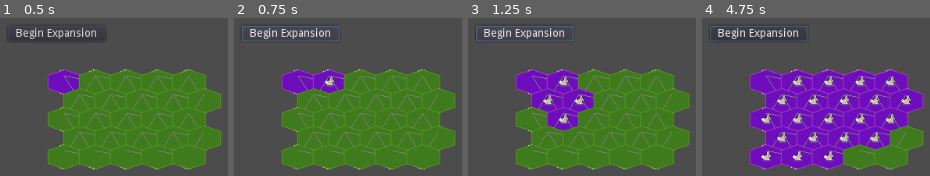
Above: before the commit, frames 1-4 (left to right).
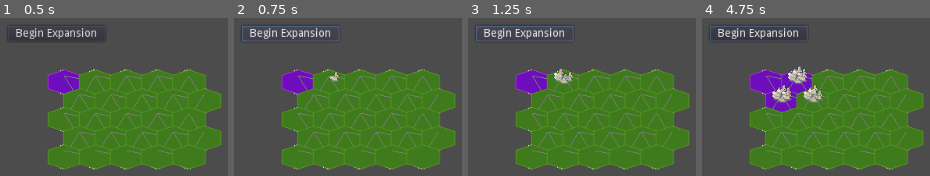
Above: after the commit, the same moments.

Repository: Cartogy/godot-wild-jam-36
Game: Godot game, scene res://src/Main/Main.tscn
The game is run twice, just before and just after one commit, with the same random seed, the same clock (stepped at 60 frames per second) and the same inputs. The project has no main scene, so this scene is started directly.
Inputs (mouse positions are in pixels of both pictures, inside the frame that each line leads up to):
- Up to frame 1 (0.5 s): no input
- Up to frame 2 (0.75 s): click "Begin Expansion" at 0.5 s
- Up to frame 3 (1.25 s): no input
- Up to frame 4 (4.75 s): click "Begin Expansion" at 1.25 s; click "Begin Expansion" at 2 s; move the mouse to (outside the picture) at 2.77 s; click (outside the picture) at 2.92 s; move the mouse to (outside the picture) at 3.52 s; click (outside the picture) at 3.67 s; move the mouse to (outside the picture) at 4.27 s; click (outside the picture) at 4.42 s

Frame 1 is identical in both runs. In frame 2, 1.7% of the frame differs, in the area x 34-49%, y 32-49%; in frame 3, 6.6%; in frame 4, 33%, in the area x 20-98%, y 30-97%.

Commit message:
Added positions for rabbits

Diff:
--- a/src/Grid/Cell/BunnyFill/bunny_fill.gd
+++ b/src/Grid/Cell/BunnyFill/bunny_fill.gd
@@ -10,6 +10,10 @@
 # Store all bunnies
 var bunnies_in_tile: Array = []
 
+# Percentage for positions
+var default_percentage = 0.30
+var percentage_increase = 0.10
+
 func _ready():
 	pass
 
@@ -19,9 +23,12 @@
 func add_bunny(center: Vector2, hex_coord: Vector2):
 	var cell = get_owner()
 	var bunny: Bunny = bunny_scene.instance()
+	var hex_center = center - cell.global_position
+	var hex_size = cell.hex_size
+	var bunny_id = bunnies_in_tile.size() + 1	# +1, the new bunny
 
-	bunny.global_position = center - cell.global_position
-
+	var position_in_cell = get_cell_position(hex_center, hex_size, bunny_id, default_percentage, percentage_increase)
+	bunny.global_position = position_in_cell
 	bunny.hex_center = center
 	bunny.hex_coord = hex_coord
 	bunnies_in_tile.append(bunny)
@@ -32,3 +39,24 @@
 	for i in amount:
 		var bunny = bunnies_in_tile[i]
 		bunny.queue_free()
+
+# Gets a position inside the cell
+func get_cell_position(center: Vector2, cell_size: Vector2, bunny_id: int, percentage: float, percentage_increase: float) -> Vector2:
+	# range 1-6
+	# bunny_id has to be 1 or more
+	if bunny_id == 0:
+		printerr("Invalid bunny id. Needs to be greater than 0")
+	var corner_id = bunny_id % 7
+	var corner_position = get_owner().pointy_hex_corner(center, cell_size, corner_id)
+	var center_to_corner: Vector2 = corner_position - center
+
+	var percentage_adjustment = 0
+	# How many times have we gone over all hex corners
+	var complete_cycles = bunny_id / 7
+
+	var adjust_vector_by = percentage + (percentage_adjustment * percentage_increase)
+
+	# reduce vector
+	var adjusted_vector: Vector2 = adjust_vector_by * center_to_corner
+
+	return adjusted_vector
--- a/src/Grid/Cell/Cell.tscn
+++ b/src/Grid/Cell/Cell.tscn
@@ -32,4 +32,4 @@
 
 [node name="BunnyFill" type="Node" parent="."]
 script = ExtResource( 6 )
-max_bunnies = 1
+max_bunnies = 8
--- a/src/Grid/Cell/cell.gd
+++ b/src/Grid/Cell/cell.gd
@@ -15,6 +15,8 @@
 	Vector2(-2,0), Vector2(-1, 1), Vector2(1, 1)
 ]
 
+
+var hex_size: Vector2
 # Hex coordinate system
 var hex_coords: Vector2
 # Center in coordinat system
@@ -49,6 +51,12 @@
 func hide_neighbours():
 	for n in neighbours:
 		n.deselect()
+
+func pointy_hex_corner(center: Vector2, c_size: Vector2, corner_id: int):
+	var angle_deg = 60 * corner_id - 30
+	var angle_rad = PI / 180 * angle_deg
+
+	return Vector2(center.x + c_size.x * cos(angle_rad), center.y + c_size.y * sin(angle_rad))
 
 ###############
 # BNET Interface
--- a/src/Grid/grid.gd
+++ b/src/Grid/grid.gd
@@ -73,7 +73,7 @@
 
 
 			# Store Cells
-			var cell = create_cell(center, cell_offset, d_coord)
+			var cell = create_cell(center, cell_offset, size,d_coord)
 			add_cell(cell)
 			# Map hexagon coord to cell
 			hexagon_coords[Vector2(col, row)] = cell
@@ -85,10 +85,11 @@
 	if DEBUG:
 		update()
 
-func create_cell(center: Vector2, offset: Vector2, d_coord: DoubleCoordinate):
+func create_cell(center: Vector2, offset: Vector2, p_size: Vector2, d_coord: DoubleCoordinate):
 	var cell = cell_scene.instance()
 	cell.real_hex_center = center
 	cell.position = center+cell_offset
+	cell.hex_size = p_size
 	cell.hex_coords = d_coord.to_vector()
 
 	return cell
